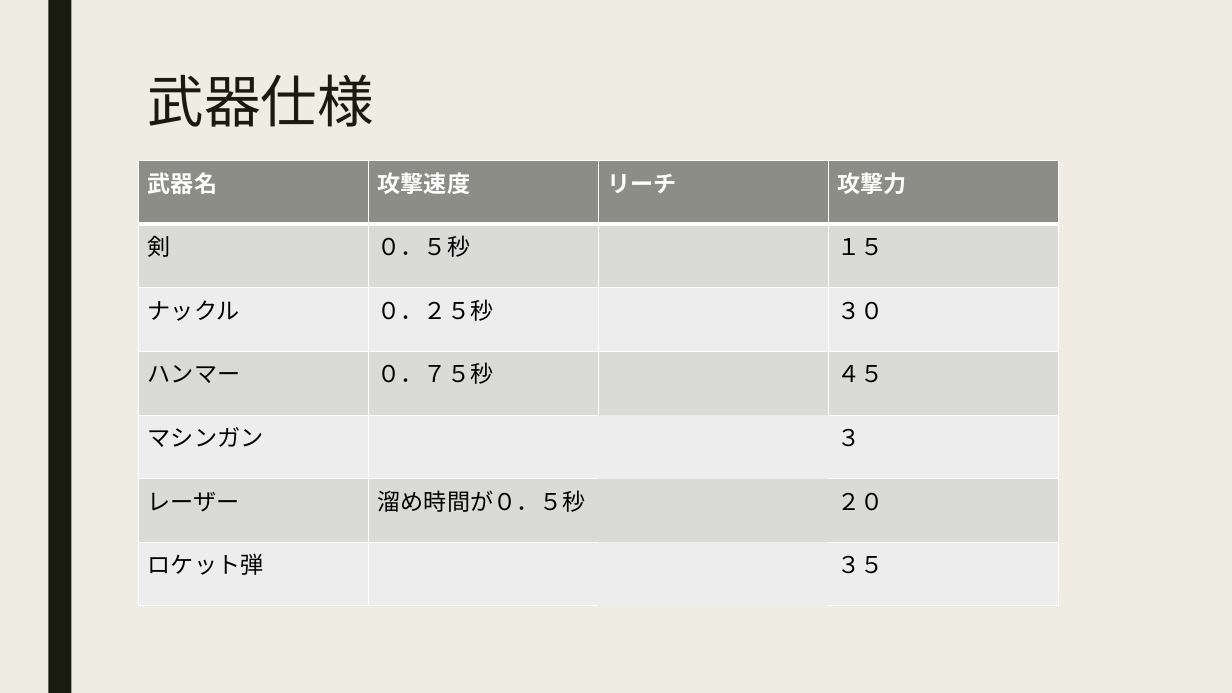
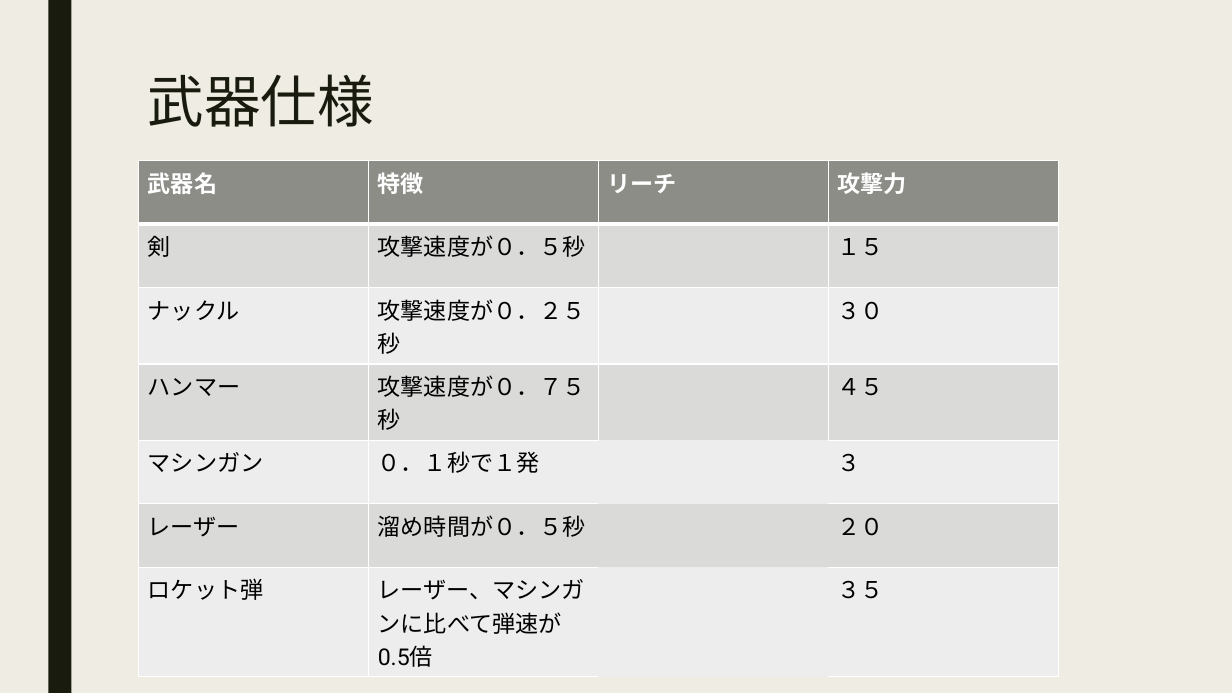
Before and after one commit to Specification/SpaceBattleShip, a slide deck: slide 12 of doc/後期プロゼミ仕様書UFO.pptx. Drawn at 1232x693 pixels with LibreOffice and Linux fonts; fonts in the diff are those of the drawing. Boxes give left, top, right and bottom in pixels: in the first picture for what was removed or moved away, otherwise in the second. Text is boxed around its words. In the diff, an @@ line names an element or a change of style, - is before the commit and + after.

```diff
--- a/doc/後期プロゼミ仕様書UFO.pptx
+++ b/doc/後期プロゼミ仕様書UFO.pptx
@@ table at bbox=[139, 161, 1059, 671] @@
-row 1, column 2: 攻撃速度
+row 1, column 2: 特徴
-row 2, column 2: ０．５秒
+row 2, column 2: 攻撃速度が０．５秒
-row 3, column 2: ０．２５秒
+row 3, column 2: 攻撃速度が０．２５秒
-row 4, column 2: ０．７５秒
+row 4, column 2: 攻撃速度が０．７５秒
-row 5, column 2: 
+row 5, column 2: ０．１秒で１発
-row 7, column 2: 
+row 7, column 2: レーザー、マシンガンに比べて弾速が0.5倍
```
Also in this commit, not shown: 1 other slide changed, 8 other files.
